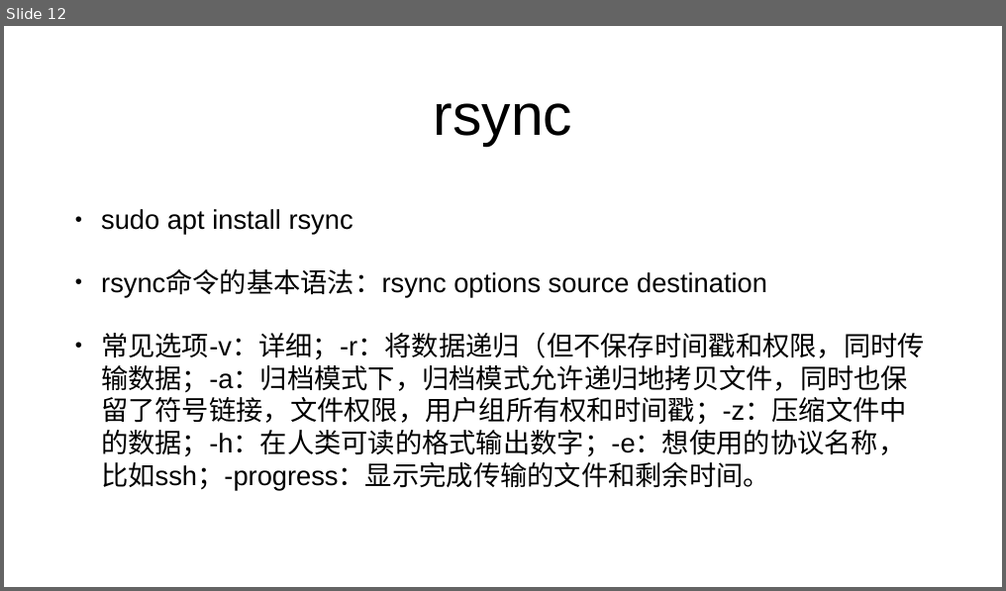
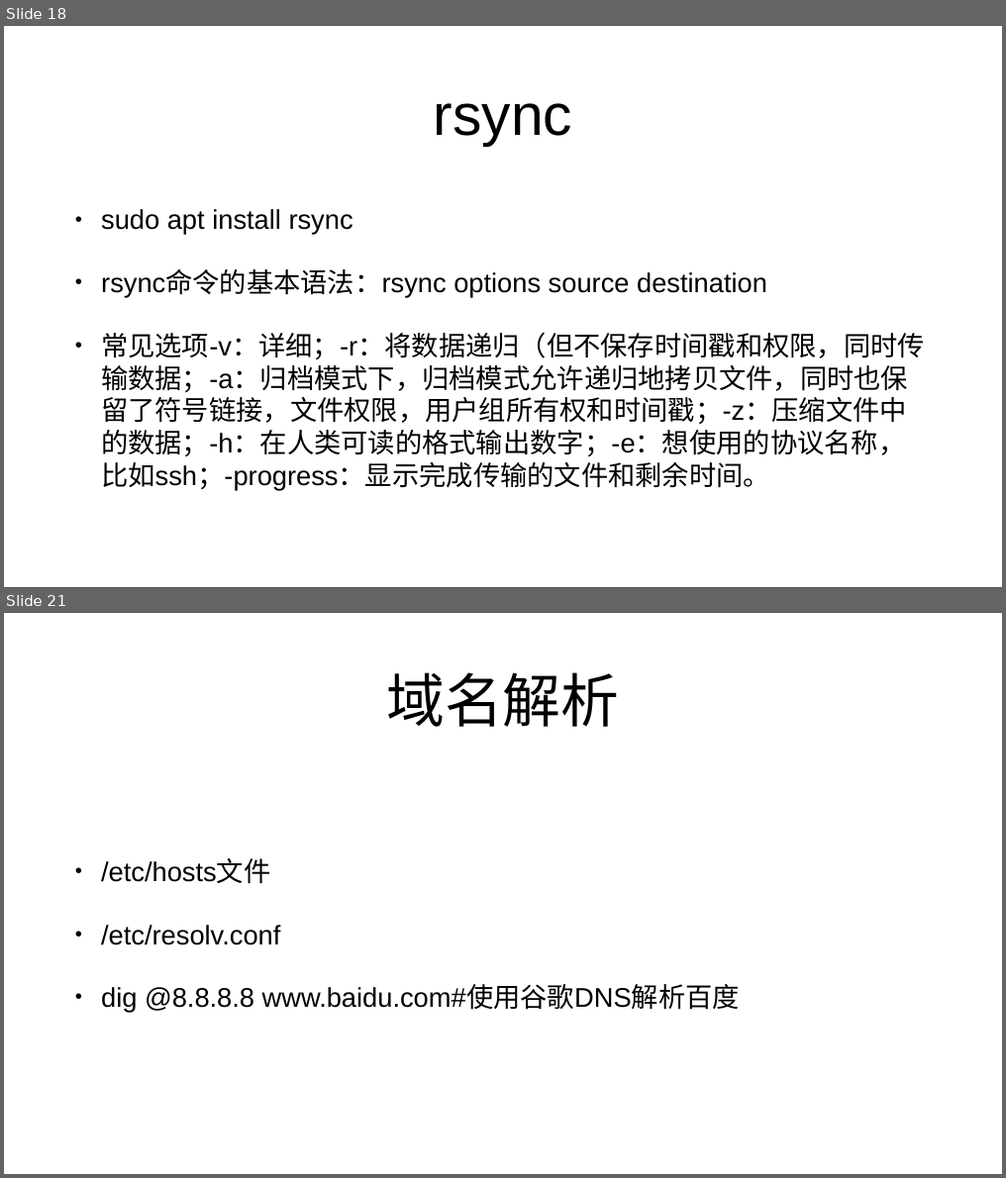
Before and after one commit to mengning/linuxstart, a slide deck: L10/Linux常见试题解析.pptx. Shown one above the other, each under a label of ours: slide 12 before the commit, slides 18 and 21 after it; the slides between them are not shown. The pictures are 1006x591 and 1006x1178 pixels, drawn with LibreOffice and Linux fonts; fonts in the diff are those of the drawing. Boxes give left, top, right and bottom in pixels: in the first picture for what was removed or moved away, otherwise in the second. Text is boxed around its words. In the diff, an @@ line names an element or a change of style, - is before the commit and + after.

```diff
--- a/L10/Linux常见试题解析.pptx
+++ b/L10/Linux常见试题解析.pptx
@@ slide 21 added at [4,613,1002,1174], background #FFFFFF @@
@@ title added at [386,672,619,727], 112 pt, text #000000 @@
+域名解析
@@ text added at [101,861,740,1012], 52 pt, text #000000 @@
+• /etc/hosts文件
+• /etc/resolv.conf
+• dig @8.8.8.8 www.baidu.com#使用谷歌DNS解析百度
@@ what was slide 12 is now slide 18 @@
```
Also in this commit, not shown: 3 slides changed, 10 other slides added.
